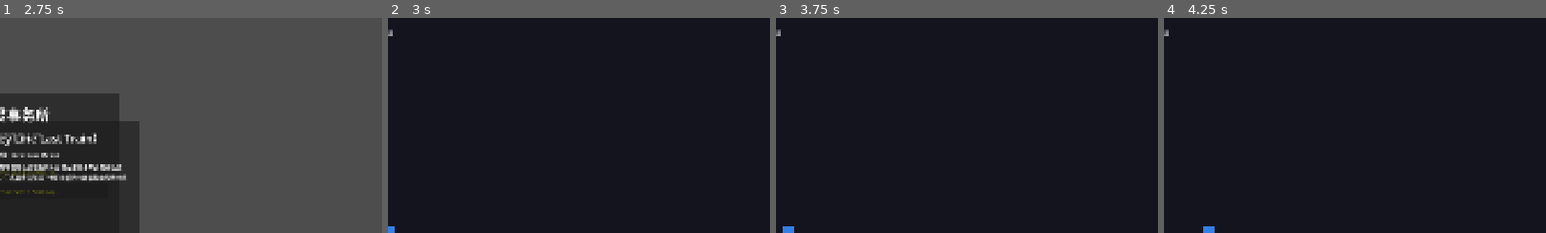
Above: before the commit, frames 1-4 (left to right).
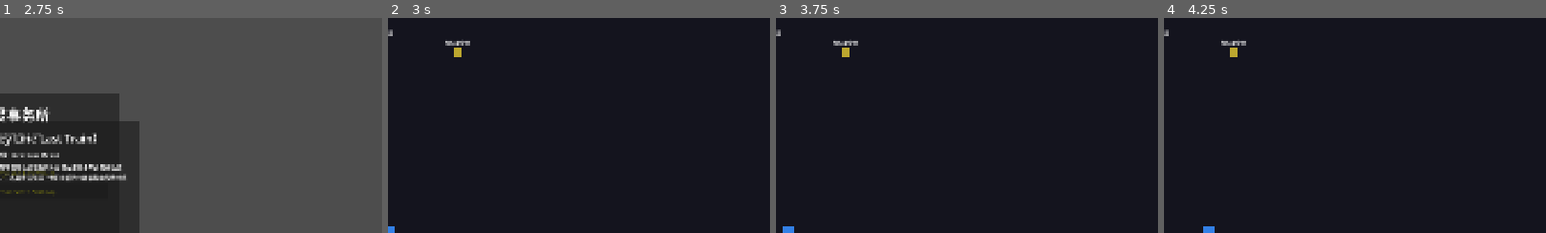
Above: after the commit, the same moments.

Repository: thefoolsparkle-oss/404_exorcism_agency
Game: Godot game, scene res://scenes/main/main.tscn
Same seed, same stepped clock (60 frames per second), same inputs: the game is played once before the commit and once after it.
Inputs (mouse positions are % of the whole screen's width and height, from its top left):
- Up to frame 1 (2.75 s): click "灰线末班车（The Grey Line Last Trai…" at 0.5 s; click "第十三个站台（The Thirteenth Station）" at 1.25 s; click "返回" at 2 s
- Up to frame 2 (3 s): click "接受任务" at 2.75 s
- Up to frame 3 (3.75 s): tap Enter at 3.5 s; move the mouse to (72, 45) at 3.52 s; hold D (move_right) from 3.53 s (still down); hold E (interact) from 3.53 s (still down); click (72, 45) at 3.67 s
- Up to frame 4 (4.25 s): keep holding D (move_right); keep holding E (interact)
The pictures show only the part of the screen within x 50-100%, y 0-50%; the shares and areas given below are measured in that part.

Frame 1 is identical in both runs. In frame 2, 0.2% of the frame differs, in the area x 15-22%, y 10-19%; in frame 3, 0.2%; in frame 4, 0.2%.
Error before the commit: Parse Error: Identifier "spawned_count" not declared in the current scope. (res://scripts/combat/objective_spawner.gd:22)

Commit message:
Fix: remove leftover spawned_count reference in objective_spawner

Diff:
--- a/game/project.godot
+++ b/game/project.godot
@@ -98,11 +98,11 @@
 }
 pause={
 "deadzone": 0.5,
-"events": [Object(InputEventKey,"resource_local_to_scene":fa …(176 unchanged characters)… l_keycode":0,"key_label":0,"unicode":0,"echo":false,"script":null)
+"events": [Object(InputEventKey,"resource_local_to_scene":fa …(176 unchanged characters)… l_keycode":0,"key_label":0,"unicode":0,"location":0,"echo":false,"script":null)
 ]
 }
 interact={
 "deadzone": 0.5,
-"events": [Object(InputEventKey,"resource_local_to_scene":fa …(172 unchanged characters)… keycode":0,"key_label":0,"unicode":101,"echo":false,"script":null)
+"events": [Object(InputEventKey,"resource_local_to_scene":fa …(172 unchanged characters)… keycode":0,"key_label":0,"unicode":101,"location":0,"echo":false,"script":null)
 ]
 }
--- a/game/scripts/combat/objective_spawner.gd
+++ b/game/scripts/combat/objective_spawner.gd
@@ -19,7 +19,6 @@
 
 func _build_spawn_queue() -> void:
 	spawn_queue.clear()
-	spawned_count.clear()
 	var objectives: Array = current_case.get("objectives", [])
 	for obj in objectives:
 		var obj_type: String = obj.get("type", "")
@@ -28,7 +27,6 @@
 		if obj_type == "collect" or obj_type == "disable":
 			for i in range(count):
 				spawn_queue.append({"type": obj_type, "target": target, "text": obj.get("text", target)})
-			spawned_count[target] = 0
 	spawn_queue.shuffle()
 
 func _process(delta: float) -> void:
Not shown, added: game/scripts/combat/interactive_object.gd.uid
Not shown, added: game/scripts/combat/objective_spawner.gd.uid
